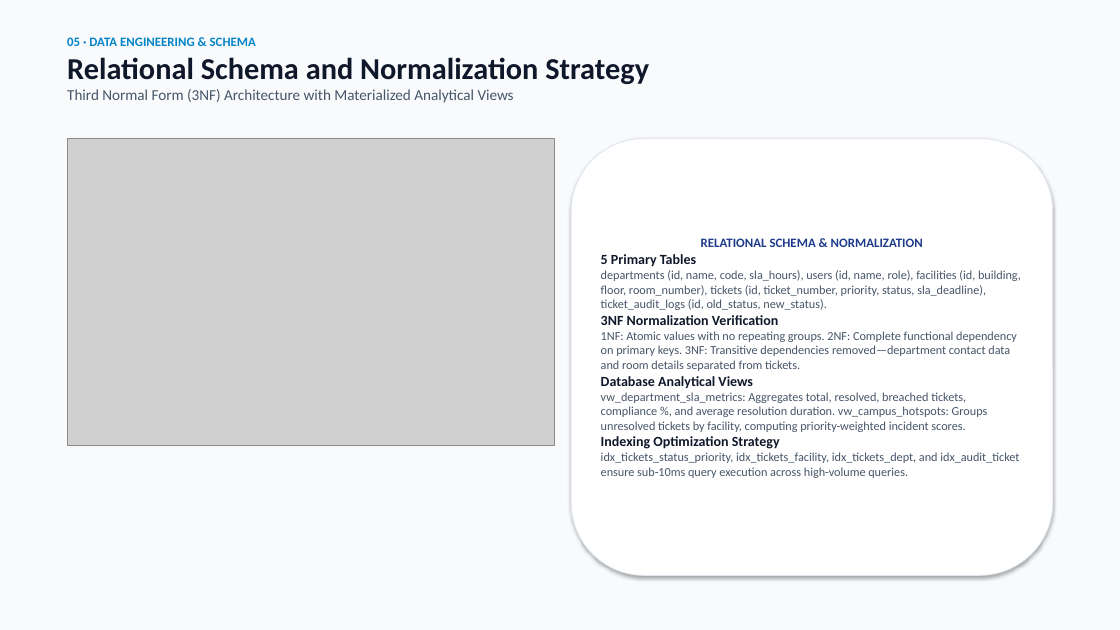
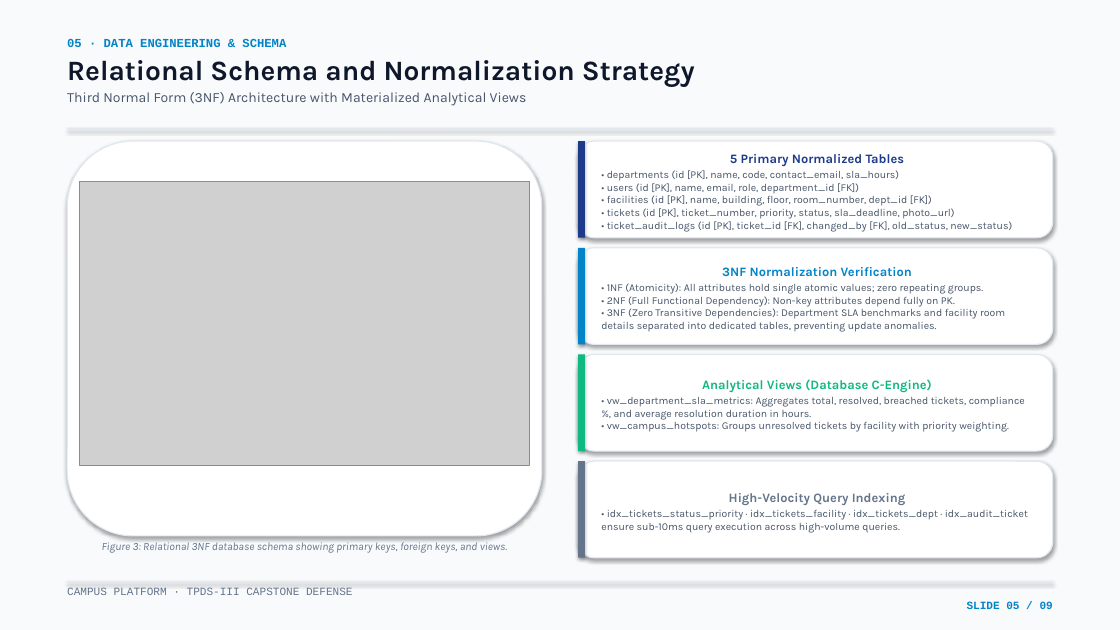
Before and after one commit to Eshan-Jogwar/tpds-3-final-semester-rpoject, a slide deck: slide 5 of presentation/Campus_Presentation_Editable.pptx. Drawn at 1120x630 pixels with LibreOffice and Linux fonts; fonts in the diff are those of the drawing; grey boxes stand for pictures. Boxes give left, top, right and bottom in pixels: in the first picture for what was removed or moved away, otherwise in the second. Text is boxed around its words. In the diff, an @@ line names an element or a change of style, - is before the commit and + after.

Commit message:
fix(presentation): generate native editable PowerPoint presentation with proper layout and remove floating deck controls

```diff
--- a/presentation/Campus_Presentation_Editable.pptx
+++ b/presentation/Campus_Presentation_Editable.pptx
@@ text "05 · DATA ENGINEERING & ..." at (67,39,695,106): size 11 to 10.5 pt, font Calibri to Courier New in "05 · DATA ENGINEERING & SCHEMA"; size 26 to 24 pt in "Relational Schema and Normalization Strategy"; font Calibri to Karla in "Relational Schema and Normalization Strategy", "Third Normal Form (3NF) Architecture with Materialized ..."; size 13 to 12 pt in "Third Normal Form (3NF) Architecture with Materialized ..."; more space between paragraphs @@
@@ rectangle added at (67,128,1053,129), fill #E2E8F0 @@
@@ rounded rectangle added at (67,141,542,536), fill #FFFFFF, outline #E2E8F0 1 pt @@
@@ rounded rectangle removed at (571,139,1053,576) @@
-RELATIONAL SCHEMA & NORMALIZATION
-5 Primary Tables
-departments (id, name, code, sla_hours), users (id, name, role), facilities (id, building, floor, room_number), tickets (id, ticket_number, priority, status, sla_deadline), ticket_audit_logs (id, old_status, new_status).
-3NF Normalization Verification
-1NF: Atomic values with no repeating groups. 2NF: Complete functional dependency on primary keys. 3NF: Transitive dependencies removed—department contact data and room details separated from tickets.
-Database Analytical Views
-vw_department_sla_metrics: Aggregates total, resolved, breached tickets, compliance %, and average resolution duration. vw_campus_hotspots: Groups unresolved tickets by facility, computing priority-weighted incident scores.
-Indexing Optimization Strategy
-idx_tickets_status_priority, idx_tickets_facility, idx_tickets_dept, and idx_audit_ticket ensure sub-10ms query execution across high-volume queries.
@@ rounded rectangle added at (578,141,1053,238), fill #FFFFFF, outline #E2E8F0 1 pt, 9 pt, text #475569 @@
+5 Primary Normalized Tables
+• departments (id [PK], name, code, contact_email, sla_hours)
+• users (id [PK], name, email, role, department_id [FK])
+• facilities (id [PK], name, building, floor, room_number, dept_id [FK])
+• tickets (id [PK], ticket_number, priority, status, sla_deadline, photo_url)
+• ticket_audit_logs (id [PK], ticket_id [FK], changed_by [FK], old_status, new_status)
@@ rectangle added at (578,141,585,238), fill #1E3A8A @@
@@ picture: place and size @@
-picture at (67,139,555,446)
+picture at (80,181,529,465)
@@ rounded rectangle added at (578,248,1053,344), fill #FFFFFF, outline #E2E8F0 1 pt, 9 pt, text #475569 @@
+3NF Normalization Verification
+• 1NF (Atomicity): All attributes hold single atomic values; zero repeating groups.
+• 2NF (Full Functional Dependency): Non-key attributes depend fully on PK.
+• 3NF (Zero Transitive Dependencies): Department SLA benchmarks and facility room details separated into dedicated tables, preventing update anomalies.
@@ rectangle added at (578,248,585,344), fill #0284C7 @@
@@ rounded rectangle added at (578,355,1053,451), fill #FFFFFF, outline #E2E8F0 1 pt, 9 pt, text #475569 @@
+Analytical Views (Database C-Engine)
+• vw_department_sla_metrics: Aggregates total, resolved, breached tickets, compliance %, and average resolution duration in hours.
+• vw_campus_hotspots: Groups unresolved tickets by facility with priority weighting.
@@ rectangle added at (578,355,585,451), fill #10B981 @@
@@ rounded rectangle added at (578,461,1053,558), fill #FFFFFF, outline #E2E8F0 1 pt, 9 pt, text #475569 @@
+High-Velocity Query Indexing
+• idx_tickets_status_priority · idx_tickets_facility · idx_tickets_dept · idx_audit_ticket ensure sub-10ms query execution across high-volume queries.
@@ rectangle added at (578,461,585,558), fill #64748B @@
@@ text added at (102,542,507,553), 9.5 pt, text #64748B, italic @@
+Figure 3: Relational 3NF database schema showing primary keys, foreign keys, and views.
@@ rectangle added at (67,581,1053,582), fill #E2E8F0 @@
@@ text added at (67,587,1053,609), 9.5 pt, text #64748B @@
+CAMPUS PLATFORM · TPDS-III CAPSTONE DEFENSE
+SLIDE 05 / 09
```
Also in this commit, not shown: 8 other slides changed, 14 other files.
